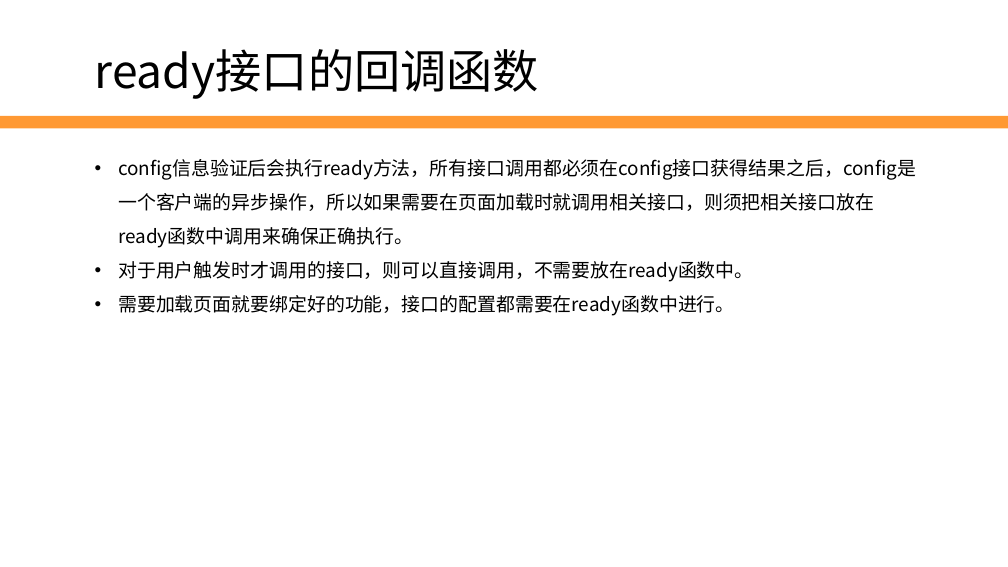
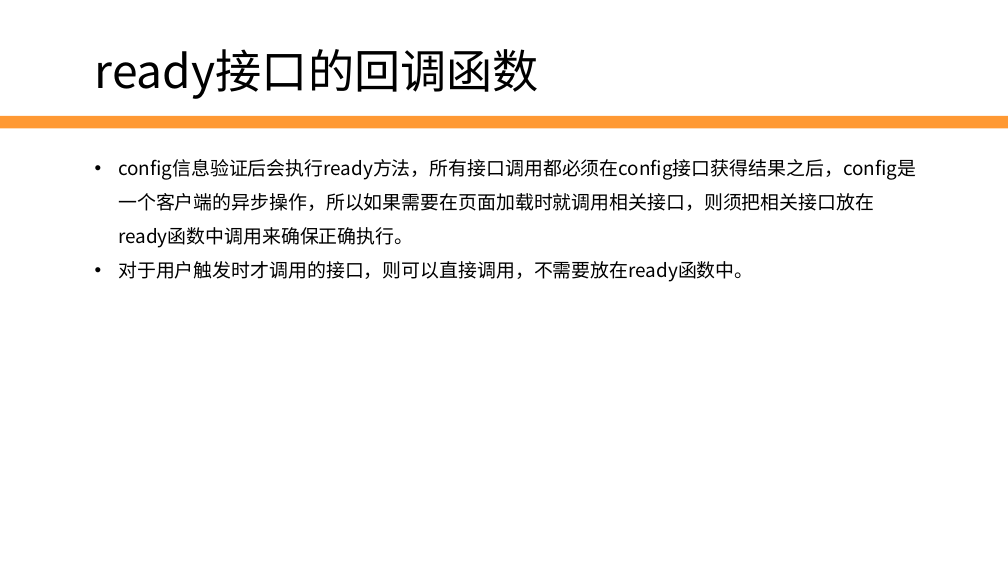
Before and after one commit to edu2act/2017-2018_1st_Wechat_Web_Programming, a slide deck: slide 12 of 课程ppt/第10讲 JS-SDK.pptx. Drawn at 1008x567 pixels with LibreOffice and Linux fonts; fonts in the diff are those of the drawing; background and template pictures are left out. Boxes give left, top, right and bottom in pixels: in the first picture for what was removed or moved away, otherwise in the second. Text is boxed around its words. In the diff, an @@ line names an element or a change of style, - is before the commit and + after.

Commit message:
update ppt 10

```diff
--- a/课程ppt/第10讲 JS-SDK.pptx
+++ b/课程ppt/第10讲 JS-SDK.pptx
@@ text at box(118, 295, 734, 316): paragraph removed @@
-• 需要加载页面就要绑定好的功能，接口的配置都需要在ready函数中进行。
```
Also in this commit, not shown: 1 other slide changed, 5 slides added.
